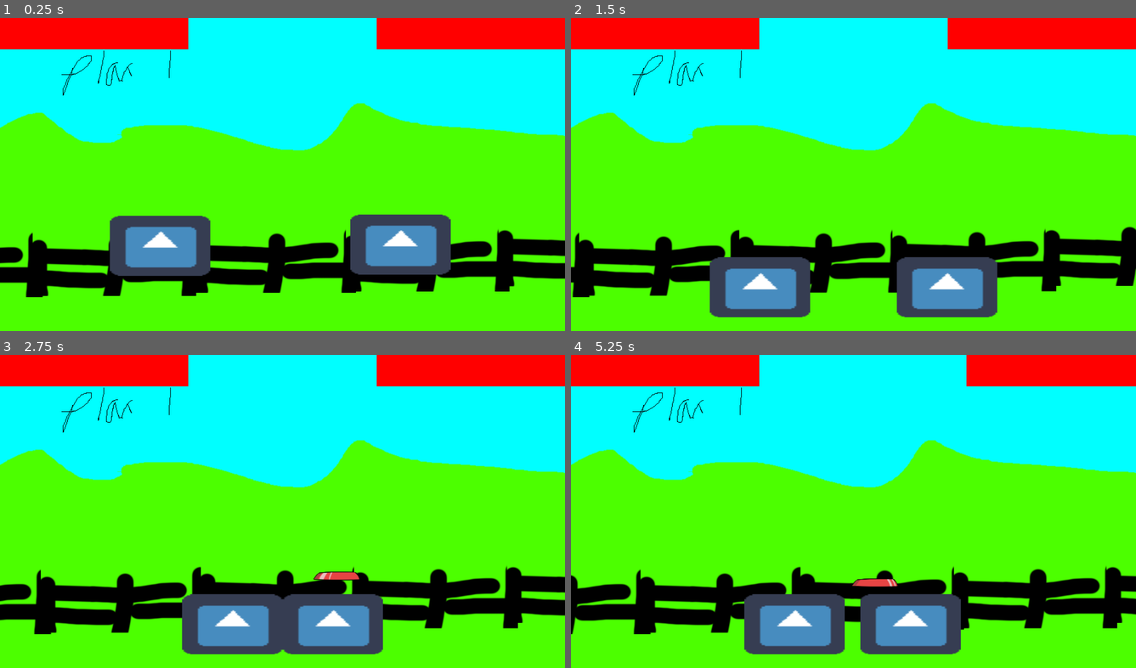
Above: before the commit, frames 1-4 (two rows, left to right).
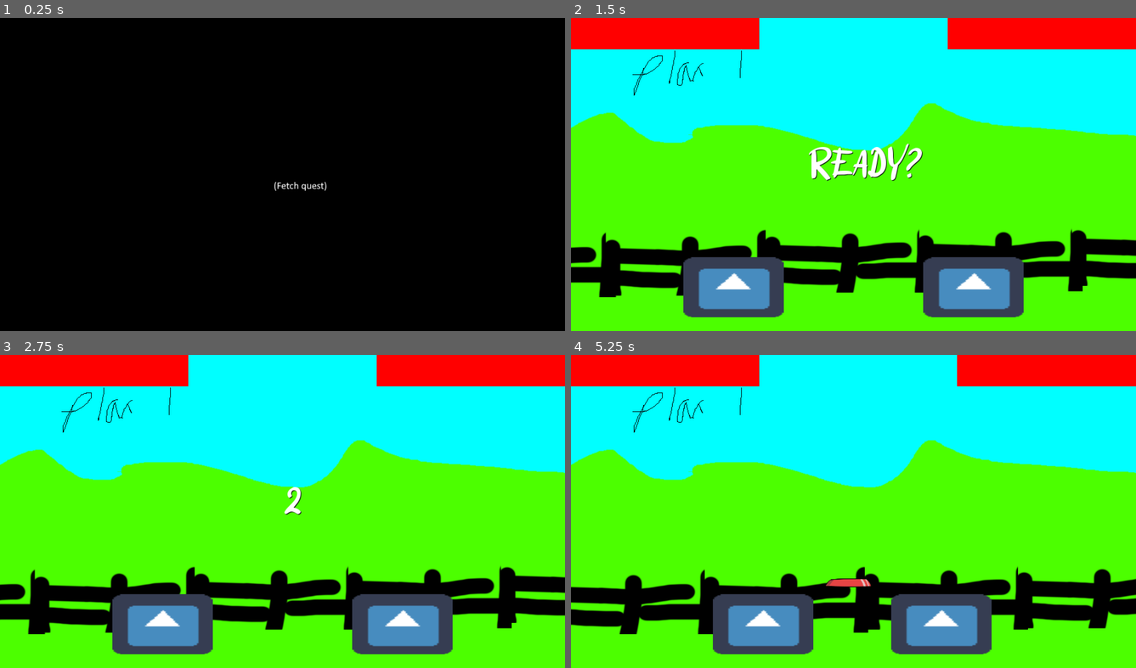
Above: after the commit, the same moments.

Repository: m7rk/openjam2021
Game: Godot game, scene res://Fight.tscn
Same seed, same stepped clock (60 frames per second), same inputs: the game is played once before the commit and once after it. The engine's default icon, where the game draws it, is replaced by a stand-in: a white triangle on a blue panel in a dark square.
Inputs:
- Up to frame 1 (0.25 s): no input
- Up to frame 2 (1.5 s): hold D (right) 0.53-1.28 s; tap J (close) at 0.6, 1.35 s; hold A (left) from 1.28 s (still down)
- Up to frame 3 (2.75 s): release A (left) at 2.03 s; hold D (right) from 2.03 s (still down); tap K (ranged) at 2.1 s; tap J (close) at 2.3 s
- Up to frame 4 (5.25 s): tap L (special) at 2.85 s; tap J (close) at 3.05, 3.6, 4.35 s; release D (right) at 3.53 s; hold A (left) from 3.53 s (still down); tap K (ranged) at 5.1 s

The runs differ from the first frame. In frame 1, 92% of the frame differs, in the area x 0-100%, y 0-100%; in frame 2, 12%; in frame 3, 13%; in frame 4, 12%.

Commit message:
transitions

Diff:
--- a/Fight.tscn
+++ b/Fight.tscn
@@ -8,13 +8,49 @@
 [ext_resource path="res://l1.png" type="Texture" id=6]
 [ext_resource path="res://ENERGY.png" type="Texture" id=7]
 [ext_resource path="res://UI.gd" type="Script" id=8]
+[ext_resource path="res://font.tres" type="DynamicFont" id=9]
+[ext_resource path="res://scripts/FightManager.gd" type="Script" id=10]
+[ext_resource path="res://Transitioner.tscn" type="PackedScene" id=11]
 
 [sub_resource type="RectangleShape2D" id=1]
 extents = Vector2( 1541.06, 10 )
 
 [sub_resource type="RectangleShape2D" id=2]
 
+[sub_resource type="Animation" id=3]
+resource_name = "roundfinish"
+length = 4.0
+tracks/0/type = "value"
+tracks/0/path = NodePath(".:text")
+tracks/0/interp = 1
+tracks/0/loop_wrap = true
+tracks/0/imported = false
+tracks/0/enabled = true
+tracks/0/keys = {
+"times": PoolRealArray( 0, 3 ),
+"transitions": PoolRealArray( 1, 1 ),
+"update": 1,
+"values": [ "PLAYTIME IS OVER!", "" ]
+}
+
+[sub_resource type="Animation" id=4]
+length = 7.0
+tracks/0/type = "value"
+tracks/0/path = NodePath(".:text")
+tracks/0/interp = 1
+tracks/0/loop_wrap = true
+tracks/0/imported = false
+tracks/0/enabled = true
+tracks/0/keys = {
+"times": PoolRealArray( 0, 1.5, 2, 2.5, 3, 3.5, 4, 4.5 ),
+"transitions": PoolRealArray( 1, 1, 1, 1, 1, 1, 1, 1 ),
+"update": 1,
+"values": [ "READY?", "", "3", "2", "1", "
+", "LETS GO", "" ]
+}
+
 [node name="Fight" type="Node2D"]
+script = ExtResource( 10 )
 
 [node name="Floor" type="StaticBody2D" parent="."]
 position = Vector2( -1.65875, 490.496 )
@@ -109,3 +145,23 @@
 __meta__ = {
 "_edit_use_anchors_": false
 }
+
+[node name="Display" type="Label" parent="CanvasLayer"]
+margin_left = 250.0
+margin_top = 200.0
+margin_right = 687.0
+margin_bottom = 278.0
+custom_fonts/font = ExtResource( 9 )
+custom_colors/font_color_shadow = Color( 0, 0, 0, 1 )
+text = "READY?"
+align = 1
+valign = 1
+__meta__ = {
+"_edit_use_anchors_": false
+}
+
+[node name="AnimationPlayer" type="AnimationPlayer" parent="CanvasLayer/Display"]
+anims/roundfinish = SubResource( 3 )
+anims/roundstart = SubResource( 4 )
+
+[node name="Transitioner" parent="." instance=ExtResource( 11 )]
--- /dev/null
+++ b/Overworld.tscn
@@ -0,0 +1,11 @@
+[gd_scene load_steps=3 format=2]
+
+[ext_resource path="res://Transitioner.tscn" type="PackedScene" id=1]
+[ext_resource path="res://OverworldManager.gd" type="Script" id=2]
+
+[node name="Node2D" type="Node2D"]
+script = ExtResource( 2 )
+
+[node name="Transitioner" parent="." instance=ExtResource( 1 )]
+
+[node name="Sprite" type="Sprite" parent="."]
--- /dev/null
+++ b/OverworldManager.gd
@@ -0,0 +1,16 @@
+extends Node2D
+
+
+# Declare member variables here. Examples:
+# var a = 2
+# var b = "text"
+
+
+# Called when the node enters the scene tree for the first time.
+func _ready():
+	get_node("Transitioner/AnimationPlayer").play("endtrans")
+
+
+# Called every frame. 'delta' is the elapsed time since the previous frame.
+#func _process(delta):
+#	pass
--- /dev/null
+++ b/Transitioner.tscn
@@ -0,0 +1,47 @@
+[gd_scene load_steps=4 format=2]
+
+[ext_resource path="res://transition.png" type="Texture" id=1]
+
+[sub_resource type="Animation" id=1]
+resource_name = "endtrans"
+tracks/0/type = "value"
+tracks/0/path = NodePath("TextureRect:rect_scale")
+tracks/0/interp = 1
+tracks/0/loop_wrap = true
+tracks/0/imported = false
+tracks/0/enabled = true
+tracks/0/keys = {
+"times": PoolRealArray( 0.5, 1 ),
+"transitions": PoolRealArray( 1, 1 ),
+"update": 0,
+"values": [ Vector2( 1, 1 ), Vector2( 1e-05, 1e-05 ) ]
+}
+
+[sub_resource type="Animation" id=2]
+resource_name = "starttrans"
+tracks/0/type = "value"
+tracks/0/path = NodePath("TextureRect:rect_scale")
+tracks/0/interp = 1
+tracks/0/loop_wrap = true
+tracks/0/imported = false
+tracks/0/enabled = true
+tracks/0/keys = {
+"times": PoolRealArray( 0, 1 ),
+"transitions": PoolRealArray( 1, 1 ),
+"update": 0,
+"values": [ Vector2( 0, 0 ), Vector2( 1, 1 ) ]
+}
+
+[node name="Transitioner" type="CanvasLayer"]
+
+[node name="TextureRect" type="TextureRect" parent="."]
+margin_right = 40.0
+margin_bottom = 40.0
+texture = ExtResource( 1 )
+__meta__ = {
+"_edit_use_anchors_": false
+}
+
+[node name="AnimationPlayer" type="AnimationPlayer" parent="."]
+anims/endtrans = SubResource( 1 )
+anims/starttrans = SubResource( 2 )
--- /dev/null
+++ b/font.tres
@@ -0,0 +1,7 @@
+[gd_resource type="DynamicFont" load_steps=2 format=2]
+
+[ext_resource path="res://Acakadut-GOZ5A.ttf" type="DynamicFontData" id=1]
+
+[resource]
+size = 64
+font_data = ExtResource( 1 )
--- a/scripts/EnemyDog.gd
+++ b/scripts/EnemyDog.gd
@@ -3,6 +3,7 @@
 var move_time = 1
 
 func _physics_process(delta):
+
 	move_time -= delta
 	if(move_time < 0):
 		var targ = int(rand_range(0,3))
--- /dev/null
+++ b/scripts/FightManager.gd
@@ -0,0 +1,23 @@
+extends Node2D
+
+
+var trans_time = 3
+
+# Called when the node enters the scene tree for the first time.
+func _ready():
+	get_node("CanvasLayer/Display/AnimationPlayer").play("roundstart")
+	get_node("Transitioner/AnimationPlayer").play("endtrans")
+
+
+# Called every frame. 'delta' is the elapsed time since the previous frame.
+func _process(delta):
+	trans_time -= delta
+
+	if(get_node("Player").hp <= 0 or get_node("Enemy").hp <= 0):
+		if(trans_time < 0):
+			get_node("CanvasLayer/Display/AnimationPlayer").play("roundfinish")
+			trans_time = 4
+		if(trans_time < 2):
+			get_node("Transitioner/AnimationPlayer").play("starttrans")
+		if(trans_time < 1):
+			 get_tree().change_scene("res://Overworld.tscn")
--- a/scripts/GenericDog.gd
+++ b/scripts/GenericDog.gd
@@ -6,7 +6,7 @@
 var hp = 100
 var velocity = Vector2.ZERO
 var gravity = 1000
-var movespeed = 1500
+var movespeed = 2000
 var dampen = 10
 
 var input = ""
@@ -15,17 +15,24 @@
 func hit(rev):
 	velocity.y = -100
 	velocity.x = rev * 1000
+	hp -= 5
 
 func catch():
 	hp -= 10
 
 func do_input(rev, delta):
+	if(get_node("../").trans_time  > 0):
+		return
+
 	if("right" in cmds):
 		velocity.x += delta * movespeed * rev
 	if("left" in cmds):
-		velocity.x -= delta * (movespeed / 2) * rev
+		velocity.x -= delta * (movespeed * 0.75) * rev
 
 func fight(rev):
+	if(get_node("../").trans_time > 0):
+		return
+
 	if("close" in cmds):
 		if(abs(global_position.x - get_node("../Enemy").global_position.x) < 200):
 			get_node("../Enemy").hit(rev)
--- a/scripts/PlayerDog.gd
+++ b/scripts/PlayerDog.gd
@@ -2,6 +2,7 @@
 
 
 func fetch_inputs():
+
 	if(Input.is_action_pressed("left")):
 		cmds.append("left")
 	if(Input.is_action_pressed("right")):
Binary file added: Acakadut-GOZ5A.ttf
Not shown: 1 places in Fight.tscn that only renumber resources
Binary file added: transition.png
Not shown, added: transition.png.import
